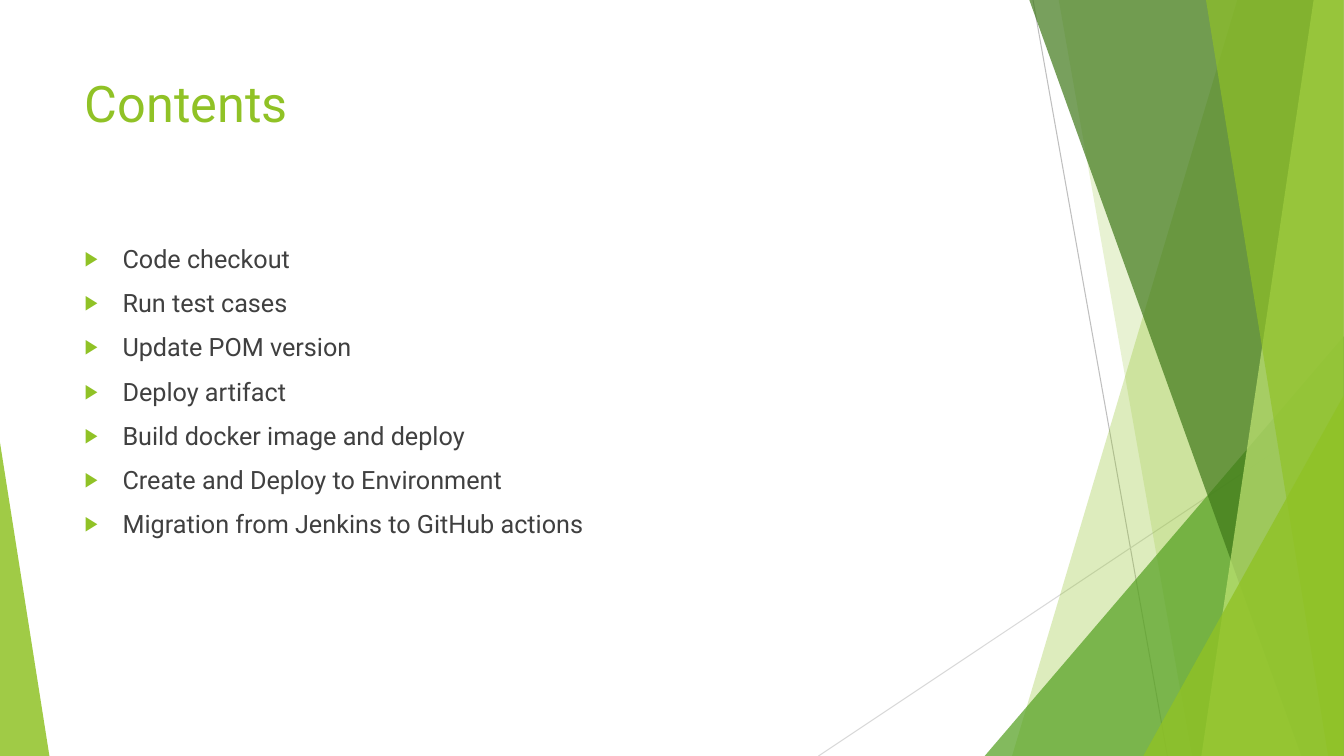
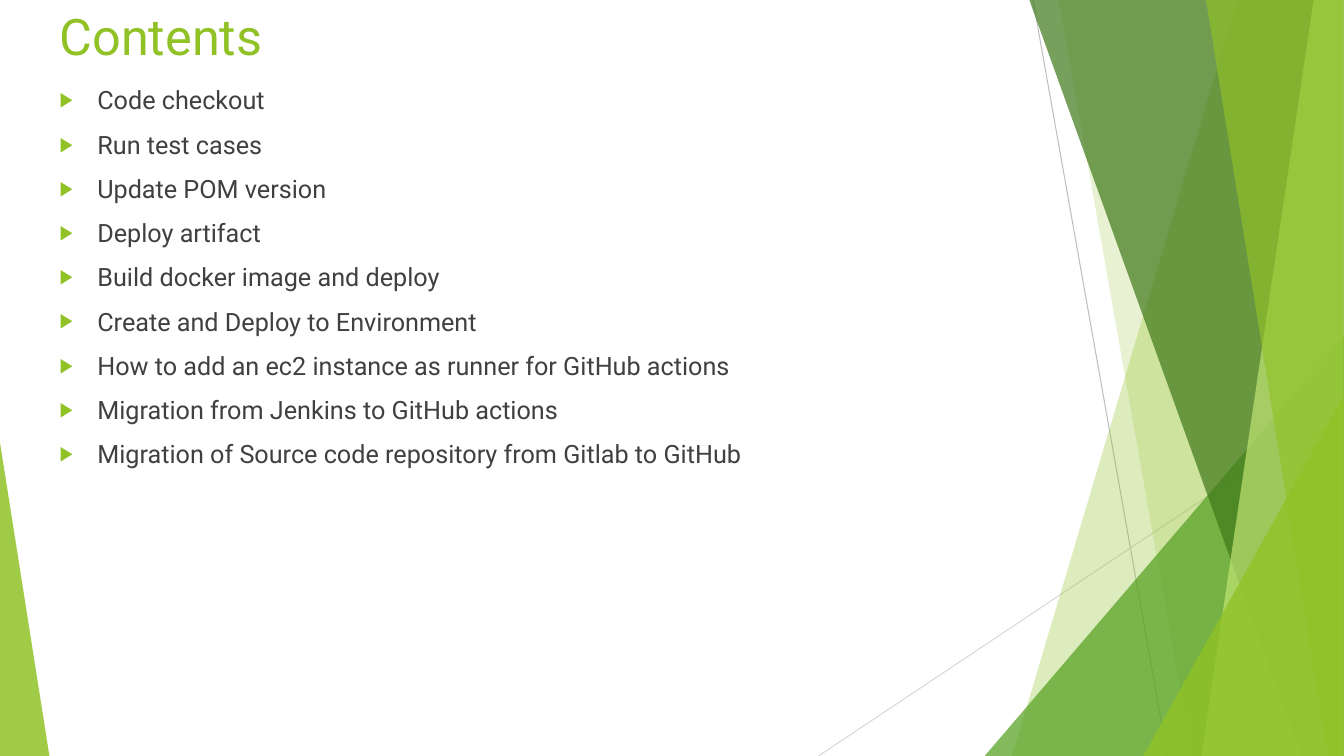
Before and after one commit to testuser300693/github-actions-cicd, a slide deck: slide 2 of githubactions.pptx. Drawn at 1344x756 pixels with LibreOffice and Linux fonts; fonts in the diff are those of the drawing. Boxes give left, top, right and bottom in pixels: in the first picture for what was removed or moved away, otherwise in the second. Text is boxed around its words. In the diff, an @@ line names an element or a change of style, - is before the commit and + after.

```diff
--- a/githubactions.pptx
+++ b/githubactions.pptx
@@ title "Contents": place and size @@
-title "Contents" at (85, 85, 288, 123)
+title "Contents" at (60, 18, 263, 56)
@@ text "Code checkout": place and size @@
-text "Code checkout" at (123, 249, 583, 539)
+text "Code checkout" at (97, 90, 742, 469)
@@ text at (97, 356, 730, 376): paragraph added @@
+▶ How to add an ec2 instance as runner for GitHub actions
@@ text at (97, 444, 742, 469): paragraph added @@
+▶ Migration of Source code repository from Gitlab to GitHub
```
Also in this commit, not shown: 2 other slides changed, 4 slides added, 1 slide removed, 1 other file.
